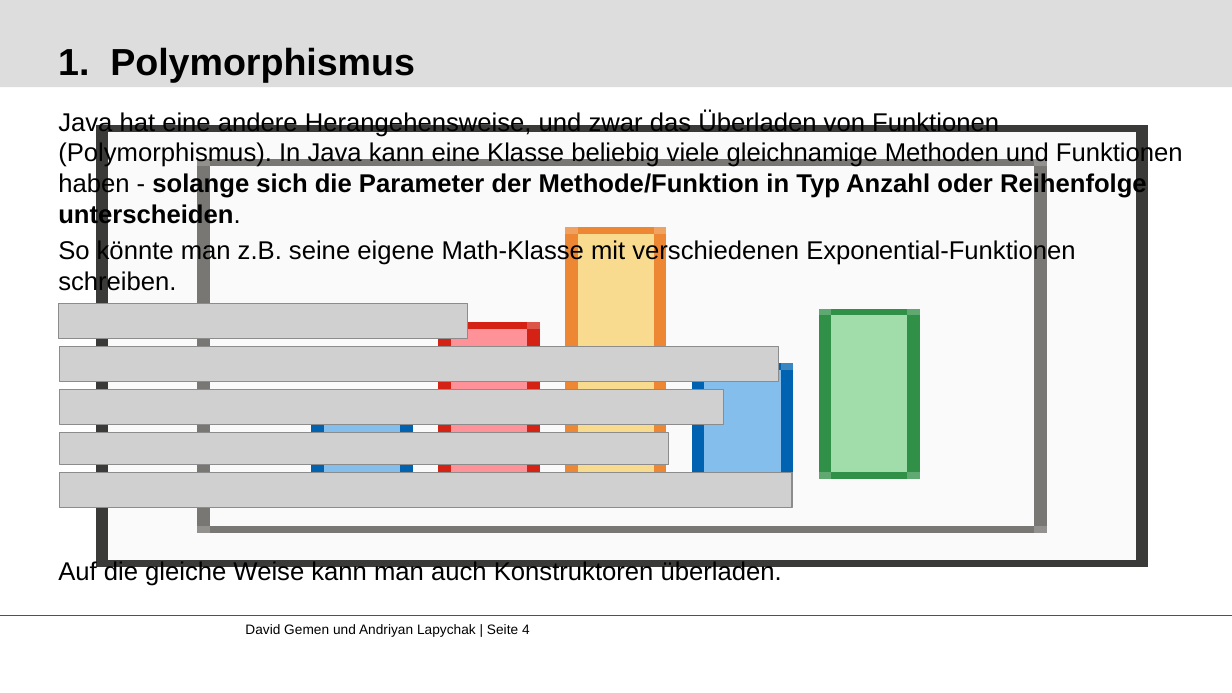
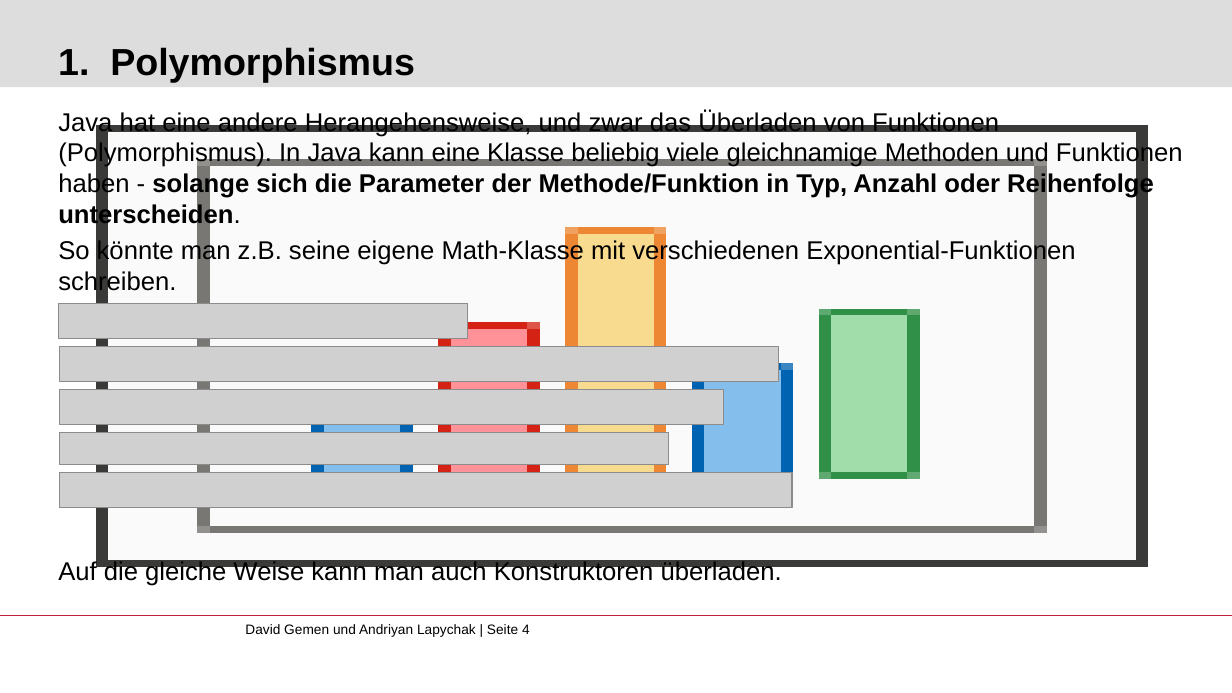
Before and after one commit to gemdav/Programmieren-1-Tutorium, a slide deck: slide 4 of slides/08_polymorphism_equals_toString_pbv_pbr.pptx. Drawn at 1232x693 pixels with LibreOffice and Linux fonts; fonts in the diff are those of the drawing; grey boxes stand for pictures; background and template pictures are left out. Boxes give left, top, right and bottom in pixels: in the first picture for what was removed or moved away, otherwise in the second. Text is boxed around its words. In the diff, an @@ line names an element or a change of style, - is before the commit and + after.

```diff
--- a/slides/08_polymorphism_equals_toString_pbv_pbr.pptx
+++ b/slides/08_polymorphism_equals_toString_pbv_pbr.pptx
@@ text at (58, 110, 1183, 229): text changed @@
-Java hat eine andere Herangehensweise, und zwar das Überladen von Funktionen (Polymorphismus). In Java kann eine Klasse beliebig viele gleichnamige Methoden und Funktionen haben - solange sich die Parameter der Methode/Funktion in Typ Anzahl oder Reihenfolge unterscheiden.
+Java hat eine andere Herangehensweise, und zwar das Überladen von Funktionen (Polymorphismus). In Java kann eine Klasse beliebig viele gleichnamige Methoden und Funktionen haben - solange sich die Parameter der Methode/Funktion in Typ, Anzahl oder Reihenfolge unterscheiden.
```
Also in this commit, not shown: 2 other slides changed, 10 other files.
